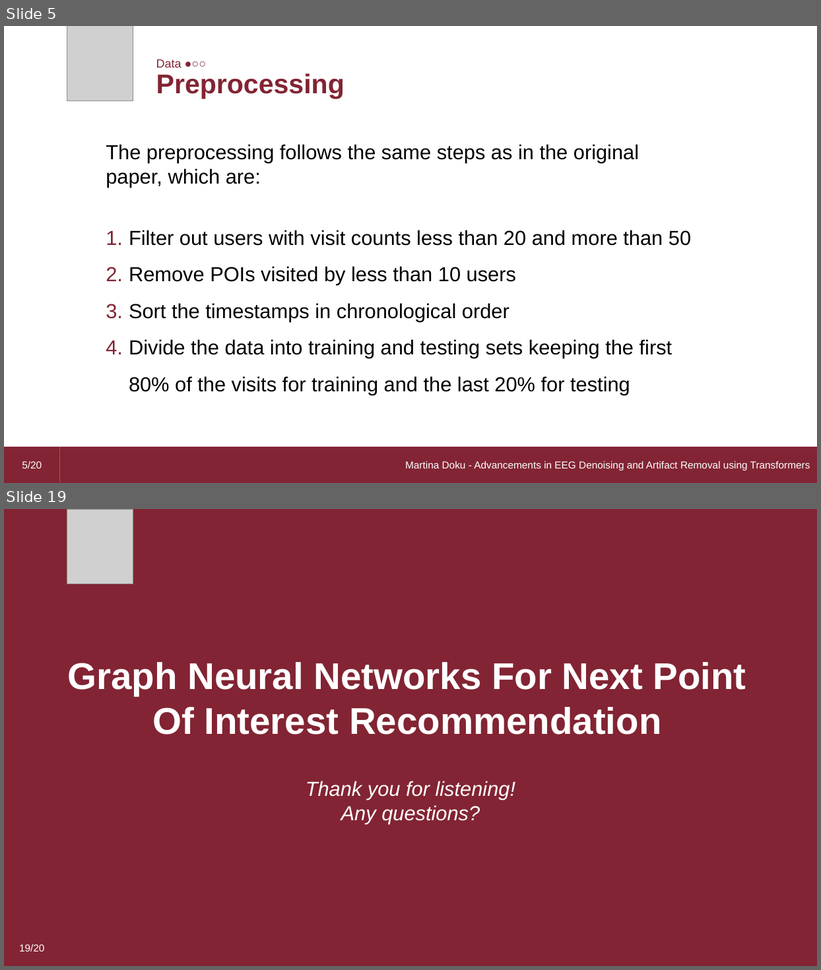
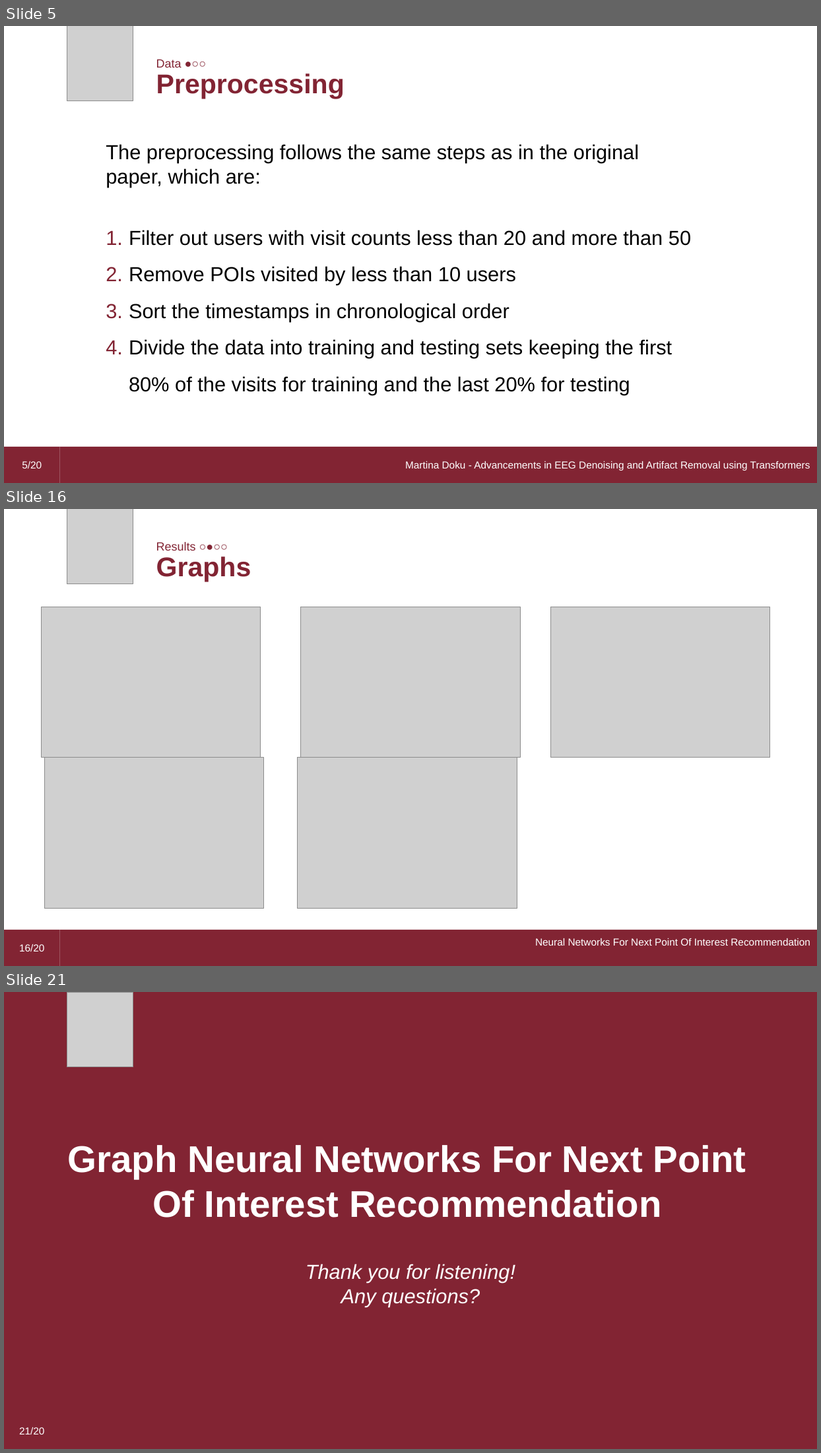
Before and after one commit to dario-loi/foursquare, a slide deck: presentation.pptm. Shown one above the other, each under a label of ours: slides 5 and 19 before the commit, slides 5, 16 and 21 after it; the slides between them are not shown. The pictures are 821x970 and 821x1453 pixels, drawn with LibreOffice and Linux fonts; fonts in the diff are those of the drawing; grey boxes stand for pictures. Boxes give left, top, right and bottom in pixels: in the first picture for what was removed or moved away, otherwise in the second. Text is boxed around its words. In the diff, an @@ line names an element or a change of style, - is before the commit and + after.

```diff
--- a/presentation.pptm
+++ b/presentation.pptm
@@ slide 16 added at (4,509,817,966), background #FFFFFF @@
@@ picture added at (67,509,133,585) @@
@@ text added at (156,542,196,551), 14 pt, text #822433 @@
+Results ○●○○
@@ text added at (156,557,252,582), 32 pt, text #822433, bold @@
+Graphs
@@ picture added at (41,607,261,758) @@
@@ picture added at (301,607,521,758) @@
@@ picture added at (551,607,771,758) @@
@@ picture added at (44,758,264,909) @@
@@ picture added at (298,758,517,909) @@
@@ page number added at (4,930,60,966), fill #822433, 12 pt, text #FFFFFF @@
+16/20
@@ rectangle added at (60,930,817,966), fill #822433, 12 pt, text #FFFFFF @@
+Neural Networks For Next Point Of Interest Recommendation
@@ what was slide 19 is now slide 21 @@
@@ page number at (19,1428,44,1435): text changed @@
-19/20
+21/20
```
Also in this commit, not shown: 15 slides changed, 2 other slides added, 1 slide removed.
